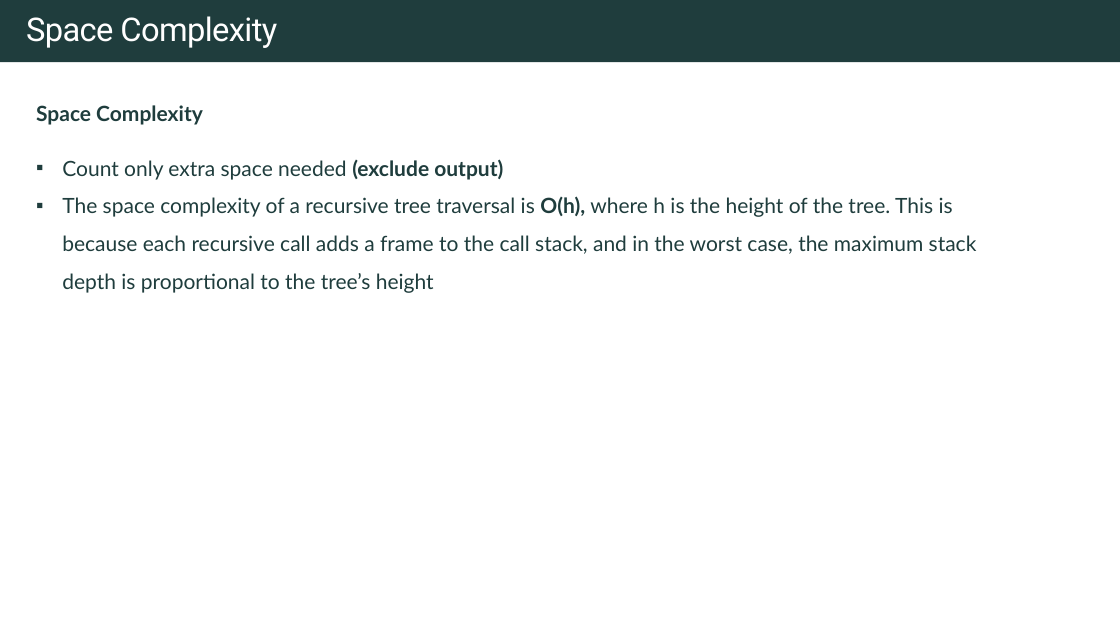
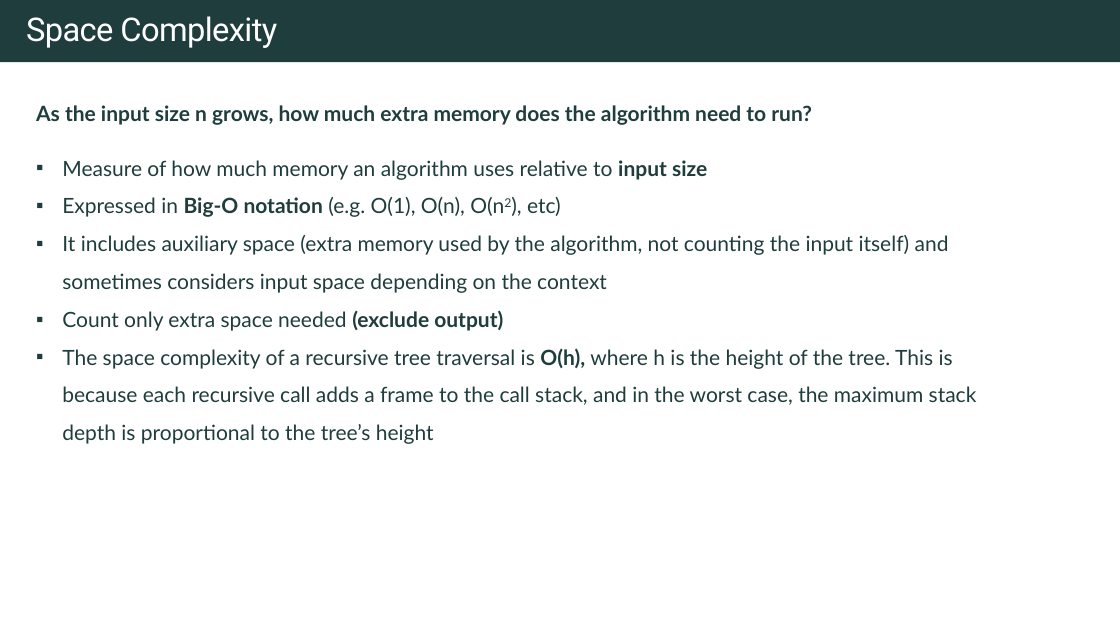
Before and after one commit to rfdavid/coding-interview-handbook-cpp, a slide deck: slide 13 of Algorithm and problem Solving Cheatsheet.pptm (slide 8 before the commit). Drawn at 1120x630 pixels with LibreOffice and Linux fonts; fonts in the diff are those of the drawing. Boxes give left, top, right and bottom in pixels: in the first picture for what was removed or moved away, otherwise in the second. Text is boxed around its words. In the diff, an @@ line names an element or a change of style, - is before the commit and + after.

Commit message:
Added time and space complexities

```diff
--- a/Algorithm and problem Solving Cheatsheet.pptm
+++ b/Algorithm and problem Solving Cheatsheet.pptm
@@ text at (x1=36, y1=105, x2=949, y2=293): text changed; bold off @@
-Space Complexity
+As the input size n grows, how much extra memory does the algorithm need to run?
+▪ Measure of how much memory an algorithm uses relative to input size
+▪ Expressed in Big-O notation (e.g. O(1), O(n), O(n2), etc)
+▪ It includes auxiliary space (extra memory used by the algorithm, not counting the input itself) and sometimes considers input space depending on the context
```
Also in this commit, not shown: 1 other slide changed, 6 slides added, 16 other files.
